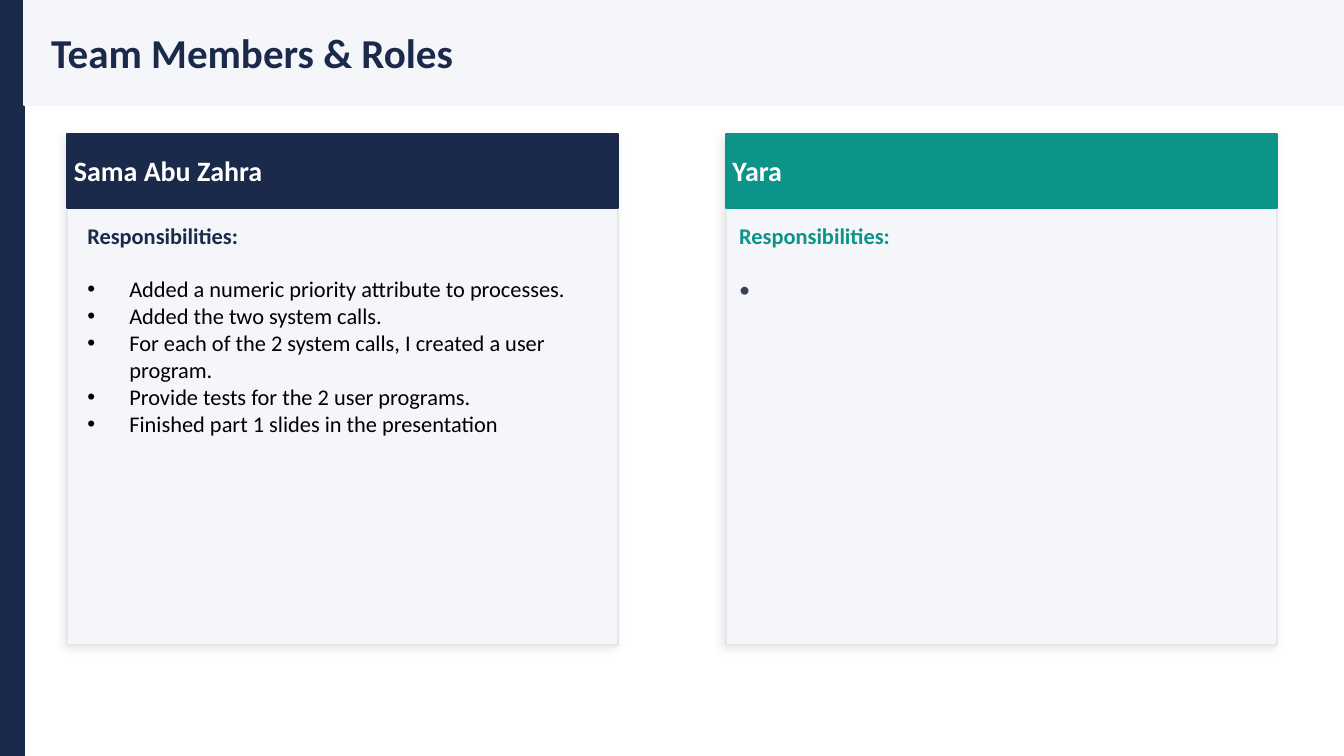
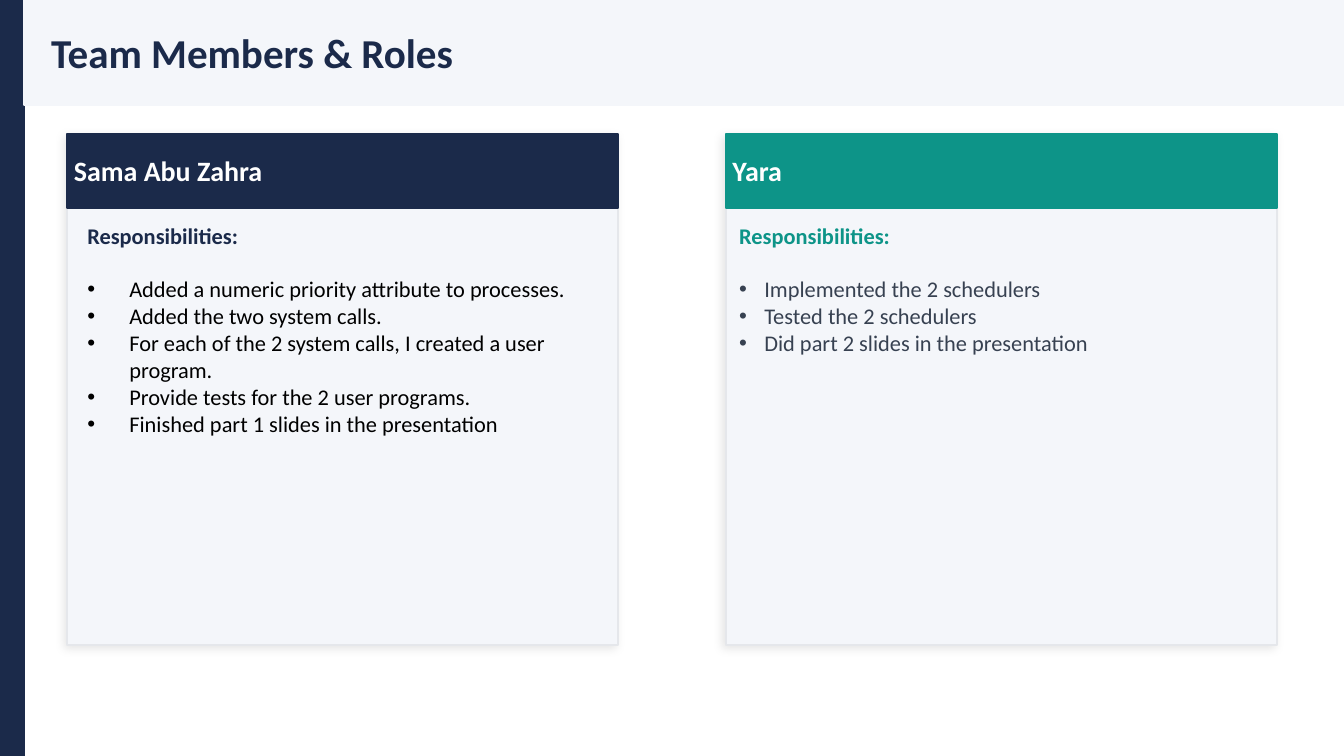
Before and after one commit to Sama3mad/project-6---OS-lab, a slide deck: slide 2 of xv6_part1.pptx. Drawn at 1344x756 pixels with LibreOffice and Linux fonts; fonts in the diff are those of the drawing. Boxes give left, top, right and bottom in pixels: in the first picture for what was removed or moved away, otherwise in the second. Text is boxed around its words. In the diff, an @@ line names an element or a change of style, - is before the commit and + after.

Commit message:
Part 2

```diff
--- a/xv6_part1.pptx
+++ b/xv6_part1.pptx
@@ text at [764,281,1087,355]: text changed @@
-•
+• Implemented the 2 schedulers
+• Tested the 2 schedulers
+• Did part 2 slides in the presentation
```
Also in this commit, not shown: 6 slides added, 3 other files.
